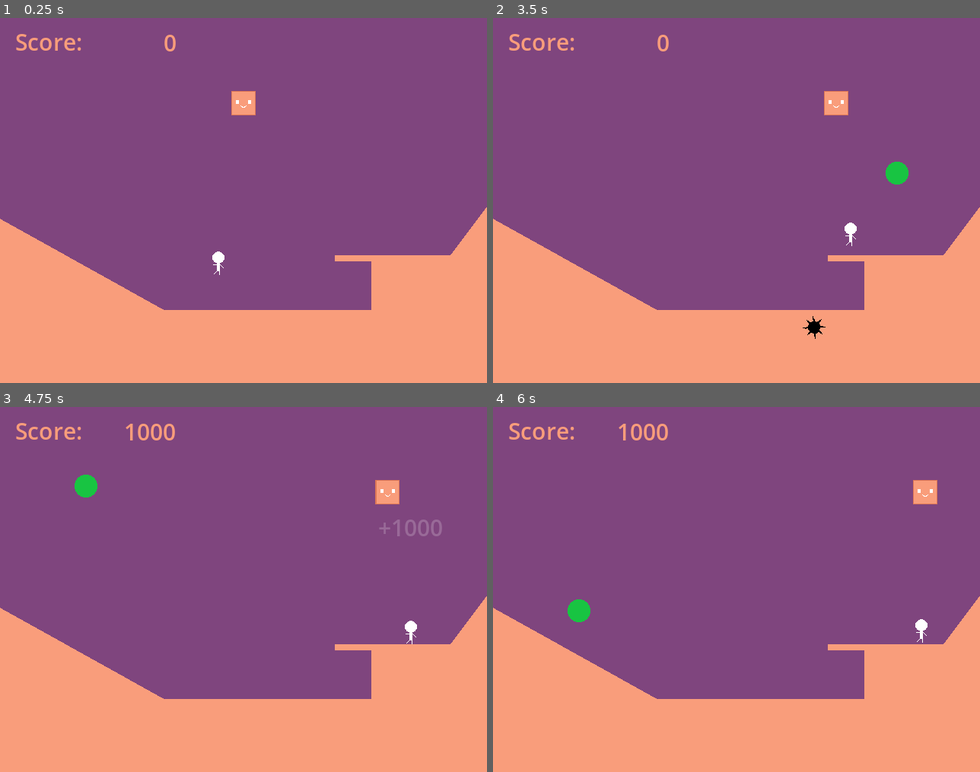
Above: before the commit, frames 1-4 (two rows, left to right).
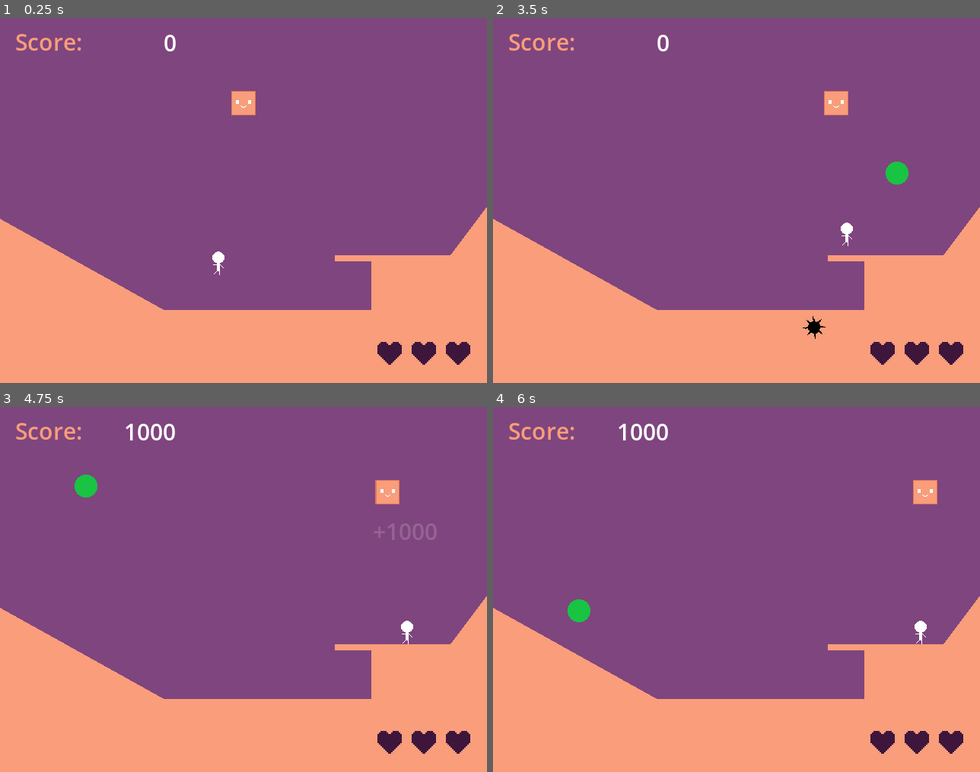
Above: after the commit, the same moments.

Repository: hirohito-doi/godot_catch_game_experiment
Game: Godot game, scene res://src/main.tscn
The game is run twice, just before and just after one commit, with the same random seed, the same clock (stepped at 60 frames per second) and the same inputs.
Inputs:
- Up to frame 1 (0.25 s): no input
- Up to frame 2 (3.5 s): tap Enter (ui_accept) at 0.5, 0.77, 1.52, 3.02 s; hold Right (ui_right) 0.53-2.03 s; hold Left (ui_left) 2.03-2.78 s; hold Right (ui_right) from 2.78 s (still down)
- Up to frame 3 (4.75 s): tap Enter (ui_accept) at 3.77, 4.52 s; release Right (ui_right) at 4.28 s; hold Left (ui_left) from 4.28 s (still down)
- Up to frame 4 (6 s): release Left (ui_left) at 5.03 s; hold Right (ui_right) 5.03-5.78 s; hold Left (ui_left) from 5.78 s (still down)

The runs differ from the first frame. In frame 1, 0.7% of the frame differs, in the area x 33-97%, y 4-95%; in frame 2, 0.8%; in frame 3, 1.2%, in the area x 25-97%, y 4-95%; in frame 4, 0.9%.

Commit message:
ダメージ表現/その他調整

Diff:
--- a/src/ball.gd
+++ b/src/ball.gd
@@ -1,4 +1,7 @@
 extends RigidBody2D
+
+signal get_injured
+
 
 func _ready():
 	# オブジェクトを上方向に飛ばす速度を設定
@@ -12,3 +15,7 @@
 func _on_visible_on_screen_notifier_2d_screen_exited() -> void:
 	if(position.y > 0):
 		queue_free()
+
+
+func _on_area_2d_area_entered(area: Area2D) -> void:
+	get_injured.emit()
--- a/src/ball.tscn
+++ b/src/ball.tscn
@@ -2,6 +2,9 @@
 
 [ext_resource type="Script" path="res://src/ball.gd" id="1_fq2rh"]
 [ext_resource type="Texture2D" uid="uid://be8ve7o7nmibd" path="res://assets/ball.png" id="2_3vwl8"]
+
+[sub_resource type="CircleShape2D" id="CircleShape2D_8qy5x"]
+radius = 17.0294
 
 [sub_resource type="Animation" id="Animation_tlpuk"]
 resource_name = "roll"
@@ -24,16 +27,15 @@
 "roll": SubResource("Animation_tlpuk")
 }
 
-[sub_resource type="CircleShape2D" id="CircleShape2D_8qy5x"]
-radius = 15.0
-
 [node name="Ball" type="RigidBody2D"]
 collision_layer = 4
-collision_mask = 0
 script = ExtResource("1_fq2rh")
 
 [node name="Sprite2D" type="Sprite2D" parent="."]
 texture = ExtResource("2_3vwl8")
+
+[node name="CollisionShape2D" type="CollisionShape2D" parent="."]
+shape = SubResource("CircleShape2D_8qy5x")
 
 [node name="AnimationPlayer" type="AnimationPlayer" parent="."]
 autoplay = "roll"
@@ -41,9 +43,13 @@
 "": SubResource("AnimationLibrary_1bbol")
 }
 
-[node name="CollisionShape2D" type="CollisionShape2D" parent="."]
+[node name="VisibleOnScreenNotifier2D" type="VisibleOnScreenNotifier2D" parent="."]
+
+[node name="Area2D" type="Area2D" parent="."]
+collision_layer = 4
+
+[node name="CollisionShape2D" type="CollisionShape2D" parent="Area2D"]
 shape = SubResource("CircleShape2D_8qy5x")
 
-[node name="VisibleOnScreenNotifier2D" type="VisibleOnScreenNotifier2D" parent="."]
-
 [connection signal="screen_exited" from="VisibleOnScreenNotifier2D" to="." method="_on_visible_on_screen_notifier_2d_screen_exited"]
+[connection signal="area_entered" from="Area2D" to="." method="_on_area_2d_area_entered"]
--- a/src/character.tscn
+++ b/src/character.tscn
@@ -9,7 +9,7 @@
 
 [node name="Character" type="CharacterBody2D"]
 collision_layer = 0
-collision_mask = 2
+collision_mask = 6
 floor_max_angle = 1.0472
 script = ExtResource("1_hwjpl")
 
--- a/src/generator.gd
+++ b/src/generator.gd
@@ -1,6 +1,8 @@
 extends Sprite2D
 
-var ball = preload("res://src/ball.tscn")
+var ball_scene = preload("res://src/ball.tscn")
+
+signal generate_ball
 
 var screen_size:Vector2
 
@@ -8,18 +10,10 @@
 var current_mode = mode.WAIT
 
 var wait_position:Vector2
-# var destination:Vector2
-
 
 
 func _ready():
 	screen_size = get_viewport_rect().size
-	# $WaitingTimer.start()
-
-
-func _process(delta: float) -> void:
-	pass
-	# position = Vector2(400, position.y)
 
 
 func _on_waiting_timer_timeout() -> void:
@@ -41,7 +35,8 @@
 	var tween = get_tree().create_tween()
 	tween.tween_property(self, "position", destination, 1.5).set_trans(Tween.TRANS_BACK)
 
+	generate_ball.emit()
 	# FIXME
-	var ball_instance = ball.instantiate()
-	get_tree().get_root().add_child(ball_instance)
-	ball_instance.position = Vector2(position.x, position.y - 40)
+	# var ball_instance = ball_scene.instantiate()
+	# get_tree().get_root().add_child(ball_instance)
+	# ball_instance.position = Vector2(position.x, position.y - 40)
--- /dev/null
+++ b/src/heart.gd
@@ -0,0 +1,13 @@
+extends Control
+
+func _ready() -> void:
+	activate()
+
+func activate() -> void:
+	$Active.visible = true
+	$Inactive.visible = false
+
+
+func inactivate() -> void:
+	$Active.visible = false
+	$Inactive.visible = true
--- /dev/null
+++ b/src/heart.tscn
@@ -0,0 +1,23 @@
+[gd_scene load_steps=4 format=3 uid="uid://cm34cnv0wley7"]
+
+[ext_resource type="Script" path="res://src/heart.gd" id="1_6d2mb"]
+[ext_resource type="Texture2D" uid="uid://c6tgnbhdurl70" path="res://assets/heart_on.png" id="1_s8gs6"]
+[ext_resource type="Texture2D" uid="uid://c5rxhylky4qlx" path="res://assets/heart_off.png" id="2_0m3g4"]
+
+[node name="Heart" type="Control"]
+layout_mode = 3
+anchors_preset = 0
+offset_right = 64.0
+offset_bottom = 64.0
+size_flags_horizontal = 4
+script = ExtResource("1_6d2mb")
+
+[node name="Active" type="Sprite2D" parent="."]
+position = Vector2(32, 32)
+scale = Vector2(2, 2)
+texture = ExtResource("1_s8gs6")
+
+[node name="Inactive" type="Sprite2D" parent="."]
+position = Vector2(32, 32)
+scale = Vector2(2, 2)
+texture = ExtResource("2_0m3g4")
--- a/src/main.gd
+++ b/src/main.gd
@@ -1,18 +1,28 @@
 extends Node
 
+var character_scene = preload("res://src/character.tscn")
 var fruit_scene = preload("res://src/fruit.tscn")
+var ball_scene = preload("res://src/ball.tscn")
 var point_scene = preload("res://src/point.tscn")
+var character_instance
 
 const MAX_LIFE = 3
 
-var score = 0
-var current_life = MAX_LIFE
+var score
+var current_life:int
 var screen_size:Vector2
 
 
 func _ready() -> void:
-	$ScoreContainer/Score.text = str(score)
 	screen_size = get_viewport().size
+	start_game()
+
+
+func _on_generator_generate_ball() -> void:
+	var ball_instance = ball_scene.instantiate()
+	ball_instance.connect("get_injured", get_injured)
+	add_child(ball_instance)
+	ball_instance.position = Vector2($Generator.position.x, $Generator.position.y - 40)
 
 
 func _on_fruits_timer_timeout() -> void:
@@ -22,12 +32,75 @@
 	add_child(fruit_instance)
 
 
+func _on_restart_button_pressed() -> void:
+	start_game()
+
+
 func get_point(point: int) -> void:
 	var point_instance = point_scene.instantiate()
-	var position_x = $Character.position.x - (point_instance.size.x / 2)
-	point_instance.position = Vector2(position_x, $Character.position.y -70)
+	var position_x = character_instance.position.x - (point_instance.size.x / 2)
+	point_instance.position = Vector2(position_x,  character_instance.position.y -70)
 	point_instance.set_point(point)
 	add_child(point_instance)
 
 	score += point
 	$ScoreContainer/Score.text = str(score)
+
+
+func start_game() -> void:
+	score = 0
+	$ScoreContainer/Score.text = str(score)
+
+	current_life = MAX_LIFE
+	set_heart()
+
+	character_instance = character_scene.instantiate()
+	character_instance.set_position(Vector2(287, 289))
+	add_child(character_instance)
+
+	$FruitsTimer.start()
+	$GameOver.visible = false
+	$Blood/Container.visible = false
+
+
+func get_injured() -> void:
+	current_life -= 1
+	set_heart()
+	display_blood()
+
+	# ゲーム終了判定
+	if(current_life == 0):
+		game_over()
+
+
+func set_heart() -> void:
+	var hearts = $HeartContainer.get_children()
+	for i in range(MAX_LIFE):
+		var heart = hearts[i]
+		if current_life >= MAX_LIFE - i:
+			heart.activate()
+		else:
+			heart.inactivate()
+
+
+func display_blood() -> void:
+	var target_blood = $Blood/Container/_1
+	if current_life == 1:
+		target_blood = $Blood/Container/_2
+	elif  current_life == 0:
+		target_blood = $Blood/Container/_3
+
+	for item in $Blood/Container.get_children():
+		if item == target_blood:
+			item.visible = true
+		else:
+			item.visible = false
+	$Blood/Container.visible = true
+	$Blood/AnimationPlayer.play("show")
+
+
+func game_over() -> void:
+	character_instance.queue_free()
+	$FruitsTimer.stop()
+	$GameOver.visible = true
+	$GameOver/AnimationPlayer.play("show")
--- a/src/main.tscn
+++ b/src/main.tscn
@@ -1,9 +1,66 @@
-[gd_scene load_steps=5 format=3 uid="uid://bts45cp85hbqj"]
-
-[ext_resource type="PackedScene" uid="uid://d3bco6gm5n5de" path="res://src/character.tscn" id="1_qoxd6"]
+[gd_scene load_steps=12 format=3 uid="uid://bts45cp85hbqj"]
+
 [ext_resource type="Script" path="res://src/main.gd" id="1_yyck8"]
 [ext_resource type="PackedScene" uid="uid://cnwk8s63y5cgv" path="res://src/generator.tscn" id="2_3nmb0"]
 [ext_resource type="Theme" uid="uid://4yu34yxmkvgv" path="res://assets/fonts/default.tres" id="3_vc3ew"]
+[ext_resource type="PackedScene" uid="uid://cm34cnv0wley7" path="res://src/heart.tscn" id="5_a0tci"]
+[ext_resource type="Texture2D" uid="uid://huxmjsaip0sc" path="res://assets/blood_1.png" id="6_iynfs"]
+[ext_resource type="Texture2D" uid="uid://hsy8m6alh7ya" path="res://assets/blood_2.png" id="7_cw4v6"]
+[ext_resource type="Texture2D" uid="uid://b8ujt47cf1r7y" path="res://assets/blood_3.png" id="8_thjaq"]
+
+[sub_resource type="Animation" id="Animation_j3l31"]
+resource_name = "show"
+length = 0.8
+tracks/0/type = "value"
+tracks/0/imported = false
+tracks/0/enabled = true
+tracks/0/path = NodePath("Container:modulate")
+tracks/0/interp = 2
+tracks/0/loop_wrap = true
+tracks/0/keys = {
+"times": PackedFloat32Array(0.4, 0.8),
+"transitions": PackedFloat32Array(1, 1),
+"update": 0,
+"values": [Color(1, 1, 1, 0.784314), Color(1, 1, 1, 0)]
+}
+
+[sub_resource type="AnimationLibrary" id="AnimationLibrary_tbpcj"]
+_data = {
+"show": SubResource("Animation_j3l31")
+}
+
+[sub_resource type="Animation" id="Animation_e855b"]
+resource_name = "show"
+length = 1.2
+tracks/0/type = "value"
+tracks/0/imported = false
+tracks/0/enabled = true
+tracks/0/path = NodePath(".:position")
+tracks/0/interp = 1
+tracks/0/loop_wrap = true
+tracks/0/keys = {
+"times": PackedFloat32Array(0, 0.5, 0.6, 0.7, 0.8, 1),
+"transitions": PackedFloat32Array(1, 1, 1, 1, 1, 1),
+"update": 0,
+"values": [Vector2(120, -400), Vector2(120, 150), Vector2(120, 130), Vector2(120, 145), Vector2(120, 135), Vector2(120, 140)]
+}
+tracks/1/type = "value"
+tracks/1/imported = false
+tracks/1/enabled = true
+tracks/1/path = NodePath("../RestartButton:visible")
+tracks/1/interp = 1
+tracks/1/loop_wrap = true
+tracks/1/keys = {
+"times": PackedFloat32Array(0, 1.2),
+"transitions": PackedFloat32Array(1, 1),
+"update": 1,
+"values": [false, true]
+}
+
+[sub_resource type="AnimationLibrary" id="AnimationLibrary_p833w"]
+_data = {
+"show": SubResource("Animation_e855b")
+}
 
 [node name="Main" type="Node"]
 script = ExtResource("1_yyck8")
@@ -66,13 +123,8 @@
 visible = false
 polygon = PackedVector2Array(-320, 0, -320, -216, -104, -96, 168, -96, 168, -160, 120, -160, 120, -168, 272, -168, 320, -232, 320, 0)
 
-[node name="Character" parent="." instance=ExtResource("1_qoxd6")]
-position = Vector2(287, 289)
-
 [node name="Generator" parent="." instance=ExtResource("2_3nmb0")]
 position = Vector2(320, 112)
-
-[node name="CanvasLayer" type="CanvasLayer" parent="."]
 
 [node name="ScoreContainer" type="Control" parent="."]
 layout_mode = 3
@@ -107,12 +159,108 @@
 grow_horizontal = 0
 grow_vertical = 2
 theme = ExtResource("3_vc3ew")
-theme_override_colors/font_color = Color(0.976471, 0.615686, 0.482353, 1)
 text = "9999999"
 horizontal_alignment = 2
+
+[node name="HeartContainer" type="HBoxContainer" parent="."]
+anchors_preset = 3
+anchor_left = 1.0
+anchor_top = 1.0
+anchor_right = 1.0
+anchor_bottom = 1.0
+offset_left = -160.0
+offset_top = -72.0
+offset_right = -70.0
+offset_bottom = -48.0
+grow_horizontal = 0
+grow_vertical = 0
+theme_override_constants/separation = 45
+
+[node name="1" parent="HeartContainer" instance=ExtResource("5_a0tci")]
+layout_mode = 2
+
+[node name="2" parent="HeartContainer" instance=ExtResource("5_a0tci")]
+layout_mode = 2
+
+[node name="3" parent="HeartContainer" instance=ExtResource("5_a0tci")]
+layout_mode = 2
+
+[node name="Blood" type="CanvasLayer" parent="."]
+
+[node name="Container" type="Control" parent="Blood"]
+modulate = Color(1, 1, 1, 0)
+layout_mode = 3
+anchors_preset = 15
+anchor_right = 1.0
+anchor_bottom = 1.0
+grow_horizontal = 2
+grow_vertical = 2
+
+[node name="_1" type="TextureRect" parent="Blood/Container"]
+layout_mode = 0
+offset_right = 40.0
+offset_bottom = 40.0
+texture = ExtResource("6_iynfs")
+
+[node name="_2" type="TextureRect" parent="Blood/Container"]
+layout_mode = 0
+offset_right = 40.0
+offset_bottom = 40.0
+texture = ExtResource("7_cw4v6")
+
+[node name="_3" type="TextureRect" parent="Blood/Container"]
+layout_mode = 0
+offset_right = 40.0
+offset_bottom = 40.0
+texture = ExtResource("8_thjaq")
+
+[node name="AnimationPlayer" type="AnimationPlayer" parent="Blood"]
+libraries = {
+"": SubResource("AnimationLibrary_tbpcj")
+}
+
+[node name="GameOver" type="CanvasLayer" parent="."]
+
+[node name="Label" type="Label" parent="GameOver"]
+anchors_preset = 8
+anchor_left = 0.5
+anchor_top = 0.5
+anchor_right = 0.5
+anchor_bottom = 0.5
+offset_left = -200.0
+offset_top = -100.0
+offset_right = 202.0
+offset_bottom = -0.999023
+grow_horizontal = 2
+grow_vertical = 2
+theme_override_font_sizes/font_size = 70
+text = "GAME OVER"
+horizontal_alignment = 1
+
+[node name="RestartButton" type="Button" parent="GameOver"]
+anchors_preset = 8
+anchor_left = 0.5
+anchor_top = 0.5
+anchor_right = 0.5
+anchor_bottom = 0.5
+offset_left = -32.0
+offset_top = 8.00003
+offset_right = 33.0
+offset_bottom = 39.0
+grow_horizontal = 2
+grow_vertical = 2
+text = "Restart"
+
+[node name="AnimationPlayer" type="AnimationPlayer" parent="GameOver"]
+root_node = NodePath("../Label")
+libraries = {
+"": SubResource("AnimationLibrary_p833w")
+}
 
 [node name="FruitsTimer" type="Timer" parent="."]
 wait_time = 2.0
 autostart = true
 
+[connection signal="generate_ball" from="Generator" to="." method="_on_generator_generate_ball"]
+[connection signal="pressed" from="GameOver/RestartButton" to="." method="_on_restart_button_pressed"]
 [connection signal="timeout" from="FruitsTimer" to="." method="_on_fruits_timer_timeout"]
Binary file added: assets/blood_1.png
Not shown, added: assets/blood_1.png.import
Binary file added: assets/blood_2.png
Not shown, added: assets/blood_2.png.import
Binary file added: assets/blood_3.png
Not shown, added: assets/blood_3.png.import
Binary file added: assets/heart_off.png
Not shown, added: assets/heart_off.png.import
Binary file added: assets/heart_on.png
Not shown, added: assets/heart_on.png.import
Not shown, added: src/mai48FA.tmp
Not shown, added: src/mai71DA.tmp
